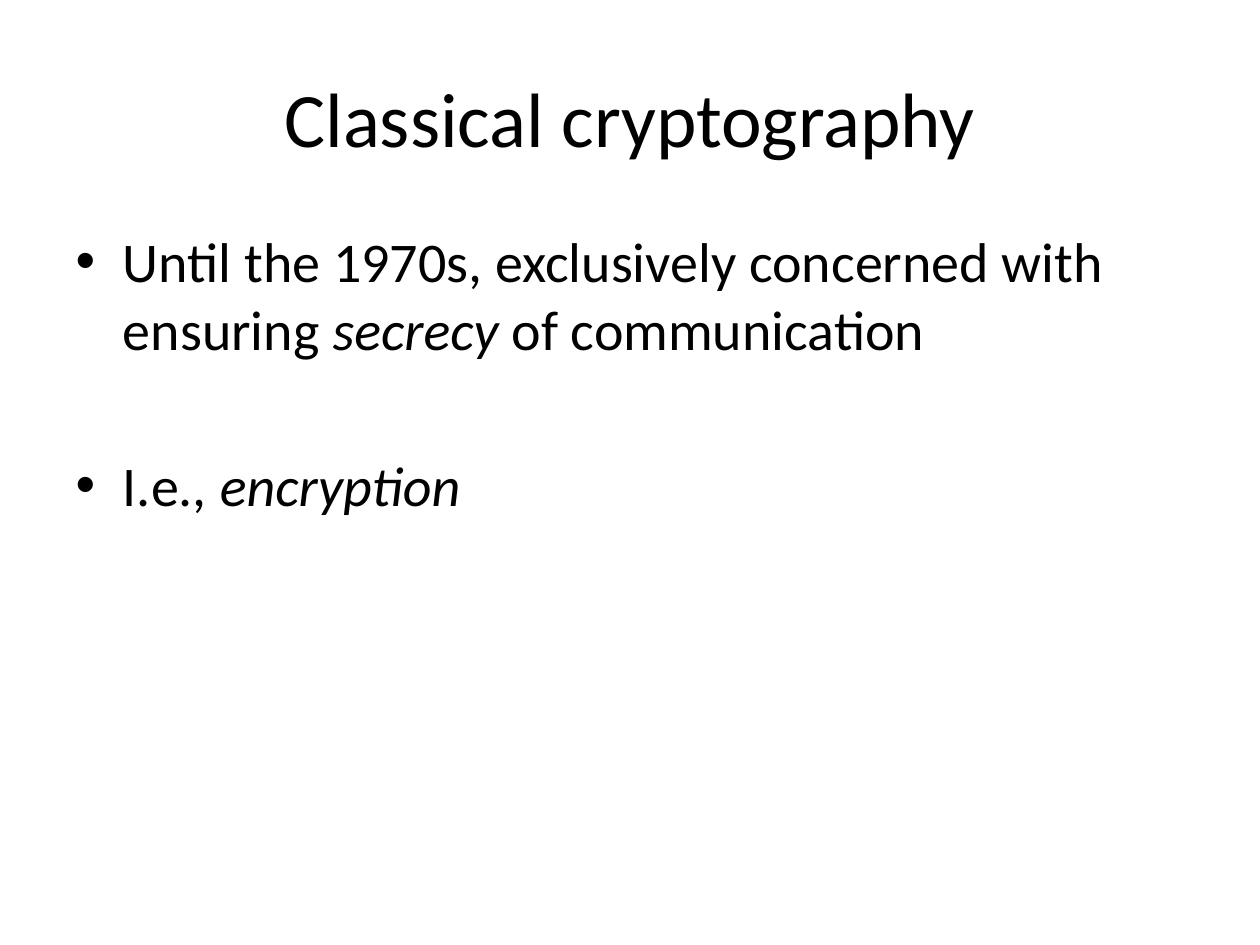
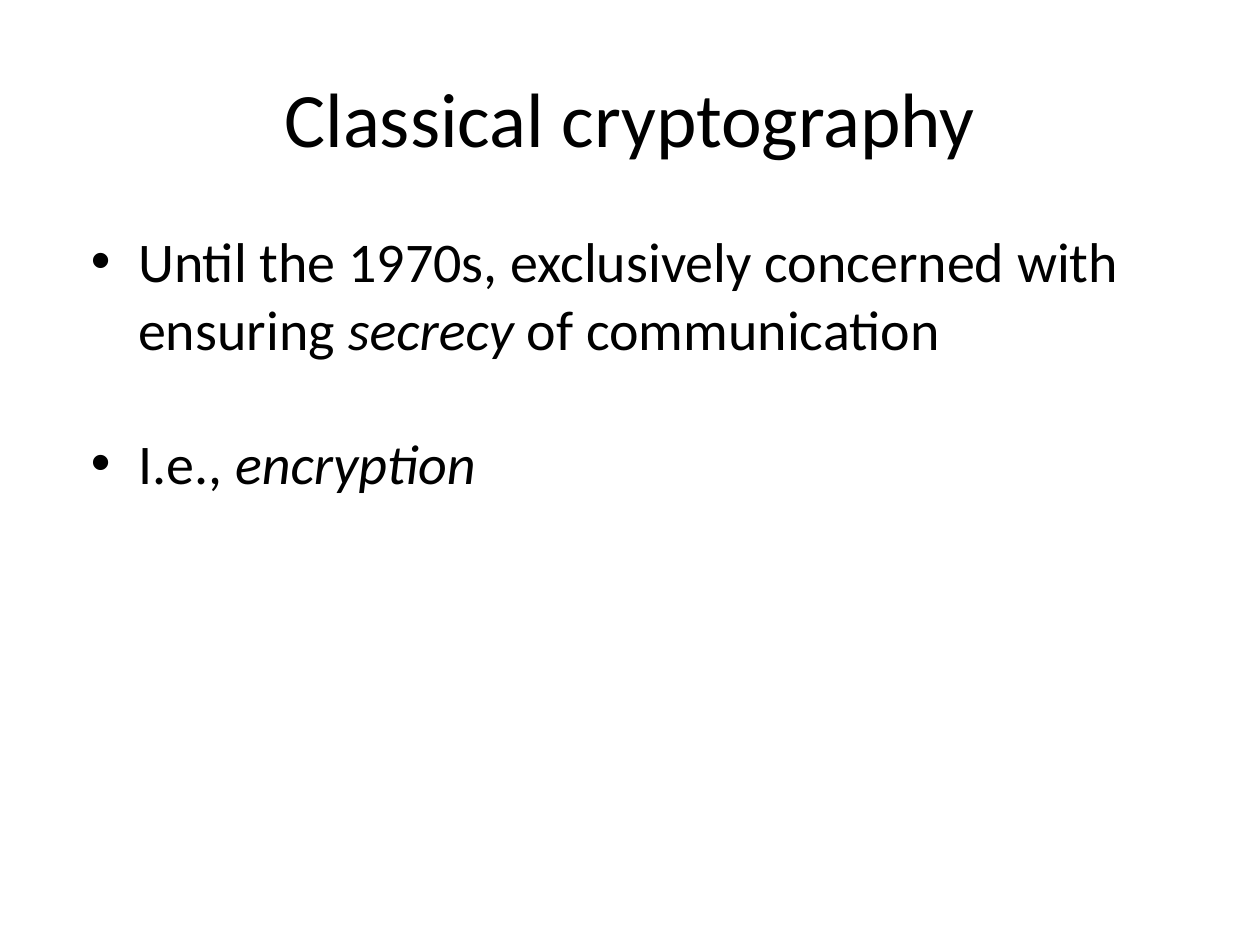
Before and after one commit to lucas-vasconcelos-pirani-carneiro/unb, a slide deck: slide 14 of seguranca-computacional/slides/criptografia-01.pptx. Drawn at 1260x945 pixels with LibreOffice and Linux fonts; fonts in the diff are those of the drawing. Boxes give left, top, right and bottom in pixels: in the first picture for what was removed or moved away, otherwise in the second. Text is boxed around its words. In the diff, an @@ line names an element or a change of style, - is before the commit and + after.

```diff
--- a/seguranca-computacional/slides/criptografia-01.pptx
+++ b/seguranca-computacional/slides/criptografia-01.pptx
@@ text "Until the 1970s, exclusively concerned ...": place and size @@
-text "Until the 1970s, exclusively concerned ..." at box(123, 243, 1103, 515)
+text "Until the 1970s, exclusively concerned ..." at box(138, 243, 1118, 493)
@@ text "Until the 1970s, exclusively concerned ..." at box(138, 243, 1118, 493): less space between paragraphs @@
```
Also in this commit, not shown: 23 other slides changed.
